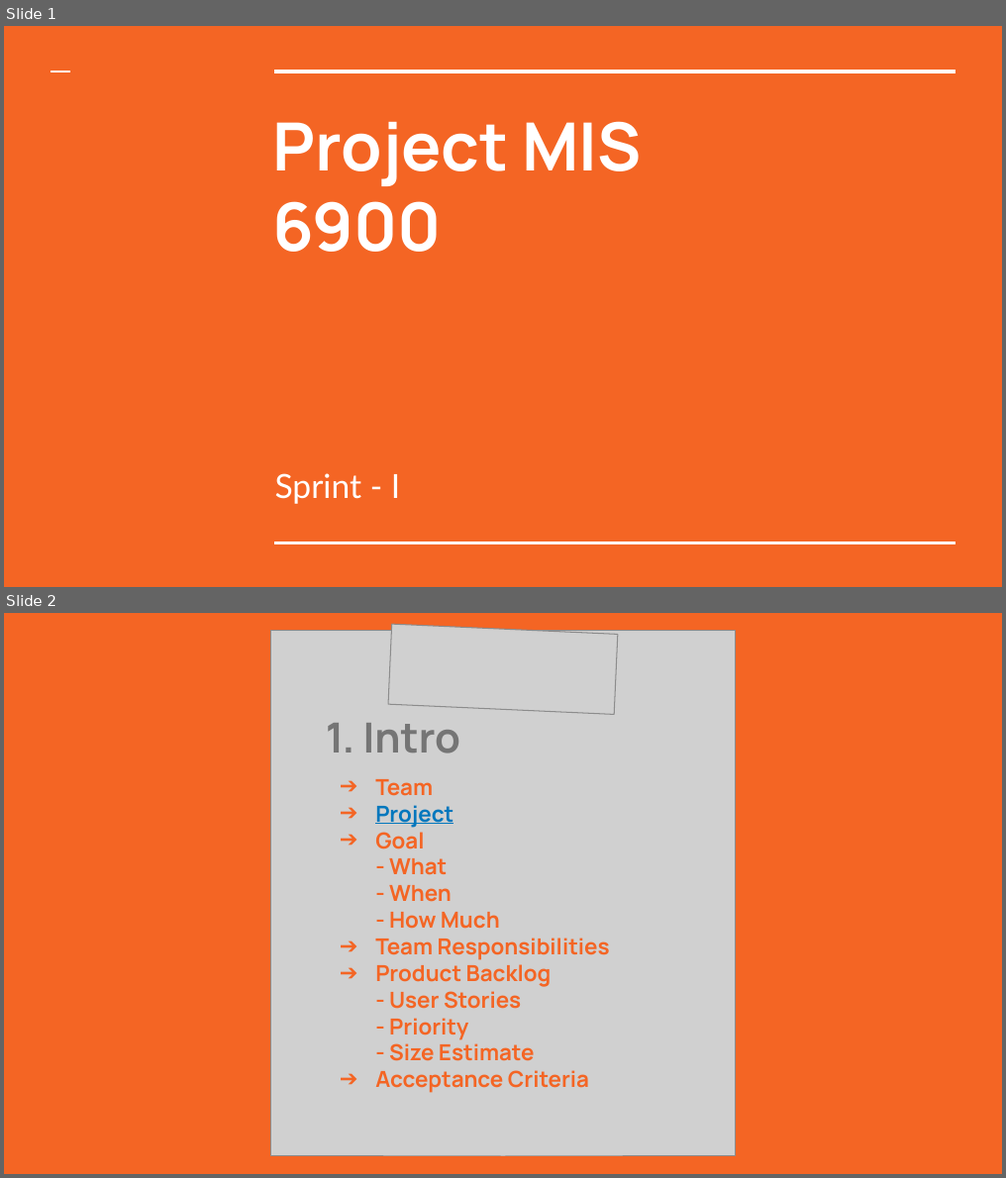
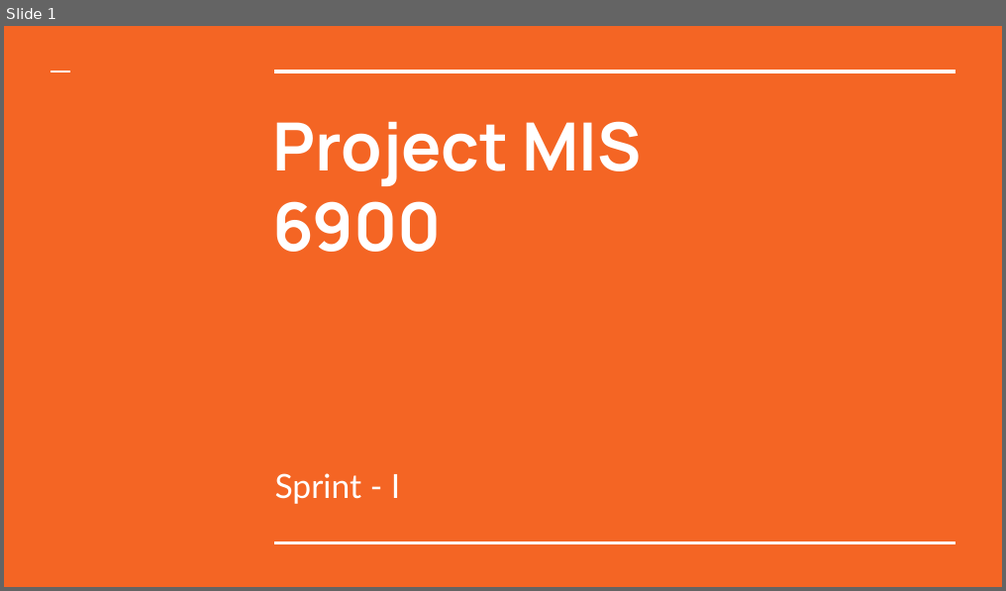
Before and after one commit to iaxat/mmis6900_project, a slide deck: sprint_2/mmis presentation (1).pptx. Shown one above the other, each under a label of ours: slides 1 and 2 before the commit, slide 1 after it. The pictures are 1006x1178 and 1006x591 pixels, drawn with LibreOffice and Linux fonts; fonts in the diff are those of the drawing; grey boxes stand for pictures. Boxes give left, top, right and bottom in pixels: in the first picture for what was removed or moved away, otherwise in the second. Text is boxed around its words. In the diff, an @@ line names an element or a change of style, - is before the commit and + after.

```diff
--- a/sprint_2/mmis presentation (1).pptx
+++ b/sprint_2/mmis presentation (1).pptx
@@ slide 2 removed at bbox=[4, 613, 1002, 1174], background #F46524 @@
@@ picture removed at bbox=[270, 631, 735, 1157] @@
@@ picture removed at bbox=[388, 624, 619, 714] @@
@@ text removed at bbox=[326, 723, 460, 754] @@
-1. Intro
@@ text removed at bbox=[375, 779, 610, 1093] @@
-➔ Team
-➔ Project
-➔ Goal
-- What
-- When
-- How Much
-➔ Team Responsibilities
-➔ Product Backlog
-- User Stories
-- Priority
-- Size Estimate
-➔ Acceptance Criteria
```
Also in this commit, not shown: 2 slides changed, 3 slides added, 1 other slide removed.
